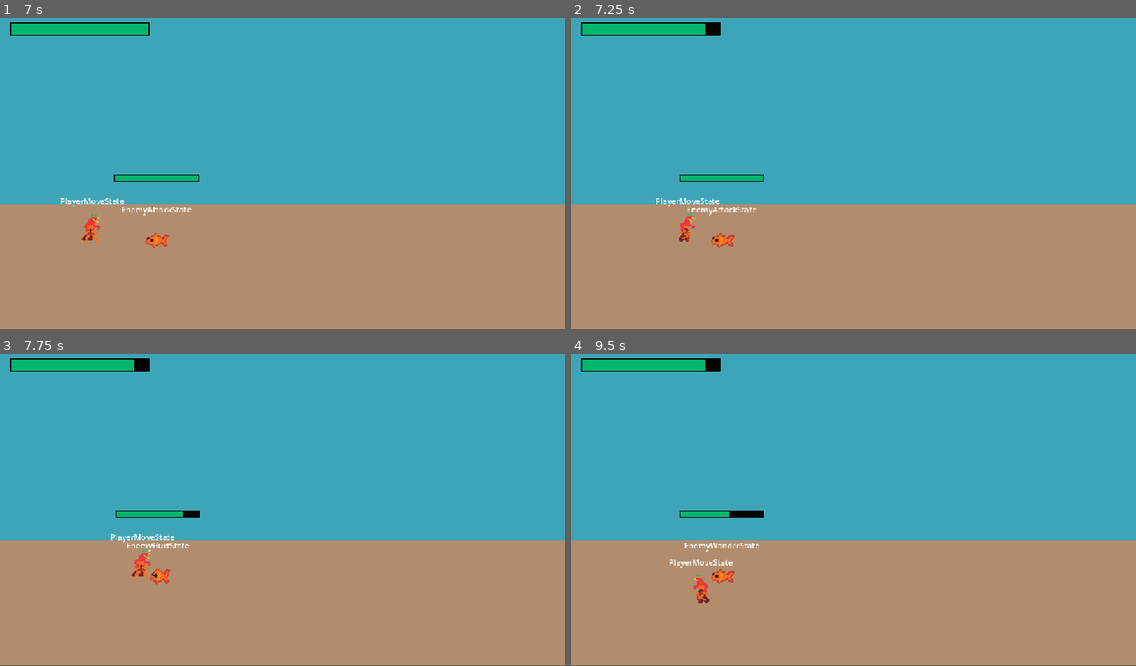
Above: before the commit, frames 1-4 (two rows, left to right).
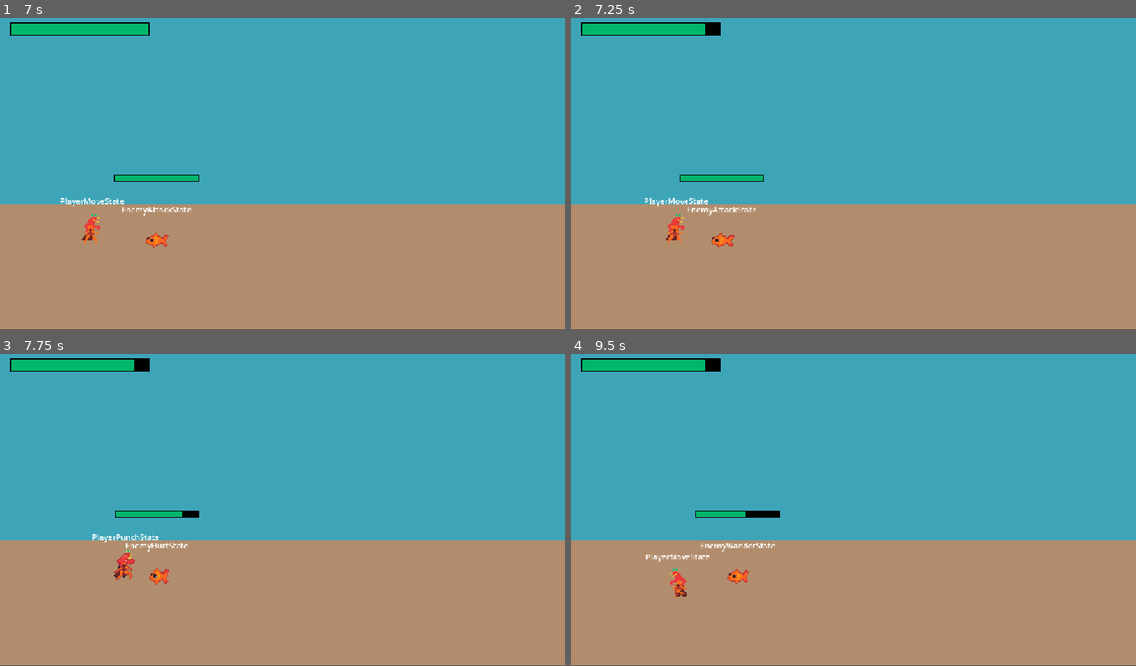
Above: after the commit, the same moments.

Repository: zhang-edward/shrimp-beat-em-up
Game: Godot game, scene res://scenes/Game.tscn
Two runs of this game, one before a commit and one after it. Both use one fixed random seed, a clock stepped at 60 frames per second and the inputs below.
Inputs:
- Up to frame 1 (7 s): hold Up (move_up) 0.53-2.03 s; tap F (attack) every 0.75 s from 0.6 to 6.6 s; tap Space (jump) at 0.77, 1.52, 3.02, 3.77, 4.52, 6.02, 6.77 s; hold Left (move_left) 2.03-3.53 s; hold Down (move_down) 3.53-4.28 s; hold Right (move_right) 4.28-5.03 s; hold Up (move_up) 5.03-5.78 s; hold Right (move_right) from 5.78 s (still down)
- Up to frame 2 (7.25 s): keep holding Right (move_right)
- Up to frame 3 (7.75 s): keep holding Right (move_right); tap F (attack) at 7.35 s; tap Space (jump) at 7.52 s
- Up to frame 4 (9.5 s): release Right (move_right) at 8.03 s; hold Down (move_down) 8.03-8.78 s; tap F (attack) at 8.1, 8.85 s; hold Left (move_left) from 8.78 s (still down); tap Space (jump) at 9.02 s

Frame 1 is identical in both runs. In frame 2, 0.4% of the frame differs, in the area x 13-27%, y 57-73%; in frame 3, 0.7%; in frame 4, 1.1%, in the area x 13-37%, y 50-81%.

Commit message:
Add hitstop on hit / hurt

Diff:
--- a/scripts/Hitbox.gd
+++ b/scripts/Hitbox.gd
@@ -38,6 +38,8 @@
 		if hurtbox.parent is Player and _collide_with == CollideableTypes.Player:
 			var player = hurtbox.parent as Player
 			player.damage(_damage)
+			Hitstop.freeze([_source, player])
 		elif hurtbox.parent is Enemy and _collide_with == CollideableTypes.Enemy:
 			var enemy = hurtbox.parent as Enemy
 			enemy.damage(_damage, _source)
+			Hitstop.freeze([_source, enemy])
--- /dev/null
+++ b/scripts/Hitstop.gd
@@ -0,0 +1,31 @@
+class_name Hitstop
+
+const DEFAULT_DURATION := 0.1
+
+# Node instance id -> resume timestamp (ms). Tracks in-flight freezes so an overlapping hit extends the freeze
+static var _resume_at: Dictionary = {}
+
+static func freeze(nodes: Array, duration: float = DEFAULT_DURATION) -> void:
+	for node in nodes:
+		_freeze_one(node, duration)
+
+static func _freeze_one(node: Node, duration: float) -> void:
+	var id := node.get_instance_id()
+	var resume_at := Time.get_ticks_msec() + duration * 1000.0
+	if _resume_at.get(id, 0.0) >= resume_at:
+		return
+
+	if not _resume_at.has(id):
+		node.process_mode = Node.PROCESS_MODE_DISABLED
+	_resume_at[id] = resume_at
+	var tree := Engine.get_main_loop() as SceneTree
+
+	tree.create_timer(duration).timeout.connect(_try_resume.bind(node, id, resume_at))
+
+static func _try_resume(node: Node, id: int, scheduled_resume_at: float) -> void:
+	if not is_instance_valid(node) or _resume_at.get(id, 0.0) != scheduled_resume_at:
+		_resume_at.erase(id)
+		return
+
+	node.process_mode = Node.PROCESS_MODE_INHERIT
+	_resume_at.erase(id)
Not shown, added: scripts/Hitstop.gd.uid
Binary file changed: sprites/shrimp.aseprite
Binary file changed: sprites/shrimp.png
